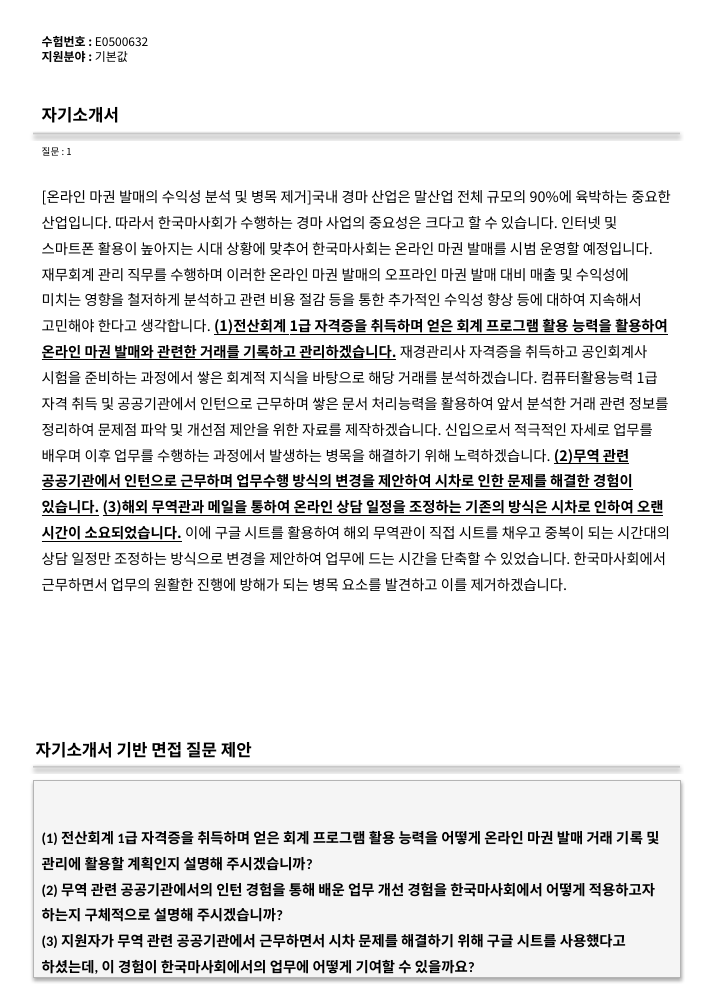
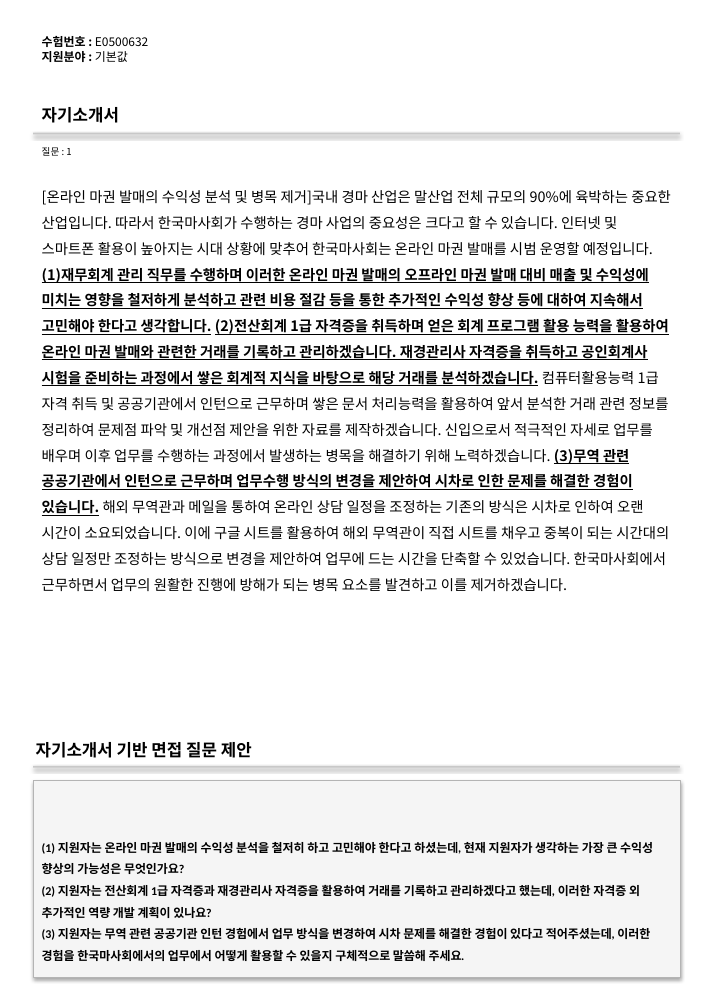
Before and after one commit to DaeGul2/isbr-auto-questionnaire, a slide deck: slide 11 of flask-server/outputs/output.pptx. Drawn at 713x1008 pixels with LibreOffice and Linux fonts; fonts in the diff are those of the drawing. Boxes give left, top, right and bottom in pixels: in the first picture for what was removed or moved away, otherwise in the second. Text is boxed around its words. In the diff, an @@ line names an element or a change of style, - is before the commit and + after.

```diff
--- a/flask-server/outputs/output.pptx
+++ b/flask-server/outputs/output.pptx
@@ text at box(42, 190, 671, 591): text changed @@
-[온라인 마권 발매의 수익성 분석 및 병목 제거]국내 경마 산업은 말산업 전체 규모의 90%에 육박하는 중요한 산업입니다. 따라서 한국마사회가 수행하는 경마 사업의 중요성은 크다고 할 수 있습니다. 인터넷 및 스마트폰 활용이 높아지는 시대 상황에 맞추어 한국마사회는 온라인 마권 발매를 시범 운영할 예정입니다. 재무회계 관리 직무를 수행하며 이러한 온라인 마권 발매의 오프라인 마권 발매 대비 매출 및 수익성에 미치는 영향을 철저하게 분석하고 관련 비용 절감 등을 통한 추가적인 수익성 향상 등에 대하여 지속해서 고민해야 한다고 생각합니다. (1)전산회계 1급 자격증을 취득하며 얻은 회계 프로그램 활용 능력을 활용하여 온라인 마권 발매와 관련한 거래를 기록하고 관리하겠습니다. 재경관리사 자격증을 취득하고 공인회계사 시험을 준비하는 과정에서 쌓은 회계적 지식을 바탕으로 해당 거래를 분석하겠습니다. 컴퓨터활용능력 1급 자격 취득 및 공공기관에서 인턴으로 근무하며 쌓은 문서 처리능력을 활용하여 앞서 분석한 거래 관련 정보를 정리하여 문제점 파악 및 개선점 제안을 위한 자료를 제작하겠습니다. 신입으로서 적극적인 자세로 업무를 배우며 이후 업무를 수행하는 과정에서 발생하는 병목을 해결하기 위해 노력하겠습니다. (2)무역 관련 공공기관에서 인턴으로 근무하며 업무수행 방식의 변경을 제안하여 시차로 인한 문제를 해결한 경험이 있습니다. (3)해외 무역관과 메일을 통하여 온라인 상담 일정을 조정하는 기존의 방식은 시차로 인하여 오랜 시간이 소요되었습니다. 이에 구글 시트를 활용하여 해외 무역관이 직접 시트를 채우고 중복이 되는 시간대의 상담 일정만 조정하는 방식으로 변경을 제안하여 업무에 드는 시간을 단축할 수 있었습니다. 한국마사회에서 근무하면서 업무의 원활한 진행에 방해가 되는 병목 요소를 발견하고 이를 제거하겠습니다.
+[온라인 마권 발매의 수익성 분석 및 병목 제거]국내 경마 산업은 말산업 전체 규모의 90%에 육박하는 중요한 산업입니다. 따라서 한국마사회가 수행하는 경마 사업의 중요성은 크다고 할 수 있습니다. 인터넷 및 스마트폰 활용이 높아지는 시대 상황에 맞추어 한국마사회는 온라인 마권 발매를 시범 운영할 예정입니다. (1)재무회계 관리 직무를 수행하며 이러한 온라인 마권 발매의 오프라인 마권 발매 대비 매출 및 수익성에 미치는 영향을 철저하게 분석하고 관련 비용 절감 등을 통한 추가적인 수익성 향상 등에 대하여 지속해서 고민해야 한다고 생각합니다. (2)전산회계 1급 자격증을 취득하며 얻은 회계 프로그램 활용 능력을 활용하여 온라인 마권 발매와 관련한 거래를 기록하고 관리하겠습니다. 재경관리사 자격증을 취득하고 공인회계사 시험을 준비하는 과정에서 쌓은 회계적 지식을 바탕으로 해당 거래를 분석하겠습니다. 컴퓨터활용능력 1급 자격 취득 및 공공기관에서 인턴으로 근무하며 쌓은 문서 처리능력을 활용하여 앞서 분석한 거래 관련 정보를 정리하여 문제점 파악 및 개선점 제안을 위한 자료를 제작하겠습니다. 신입으로서 적극적인 자세로 업무를 배우며 이후 업무를 수행하는 과정에서 발생하는 병목을 해결하기 위해 노력하겠습니다. (3)무역 관련 공공기관에서 인턴으로 근무하며 업무수행 방식의 변경을 제안하여 시차로 인한 문제를 해결한 경험이 있습니다. 해외 무역관과 메일을 통하여 온라인 상담 일정을 조정하는 기존의 방식은 시차로 인하여 오랜 시간이 소요되었습니다. 이에 구글 시트를 활용하여 해외 무역관이 직접 시트를 채우고 중복이 되는 시간대의 상담 일정만 조정하는 방식으로 변경을 제안하여 업무에 드는 시간을 단축할 수 있었습니다. 한국마사회에서 근무하면서 업무의 원활한 진행에 방해가 되는 병목 요소를 발견하고 이를 제거하겠습니다.
@@ text in rectangle at box(42, 842, 653, 961): text changed; size 12 to 10 pt @@
-(1) 전산회계 1급 자격증을 취득하며 얻은 회계 프로그램 활용 능력을 어떻게 온라인 마권 발매 거래 기록 및 관리에 활용할 계획인지 설명해 주시겠습니까?
-(2) 무역 관련 공공기관에서의 인턴 경험을 통해 배운 업무 개선 경험을 한국마사회에서 어떻게 적용하고자 하는지 구체적으로 설명해 주시겠습니까?
-(3) 지원자가 무역 관련 공공기관에서 근무하면서 시차 문제를 해결하기 위해 구글 시트를 사용했다고 하셨는데, 이 경험이 한국마사회에서의 업무에 어떻게 기여할 수 있을까요?
+(1) 지원자는 온라인 마권 발매의 수익성 분석을 철저히 하고 고민해야 한다고 하셨는데, 현재 지원자가 생각하는 가장 큰 수익성 향상의 가능성은 무엇인가요?
+(2) 지원자는 전산회계 1급 자격증과 재경관리사 자격증을 활용하여 거래를 기록하고 관리하겠다고 했는데, 이러한 자격증 외 추가적인 역량 개발 계획이 있나요?
+(3) 지원자는 무역 관련 공공기관 인턴 경험에서 업무 방식을 변경하여 시차 문제를 해결한 경험이 있다고 적어주셨는데, 이러한 경험을 한국마사회에서의 업무에서 어떻게 활용할 수 있을지 구체적으로 말씀해 주세요.
```
Also in this commit, not shown: 15 other slides changed, 10 other files.
